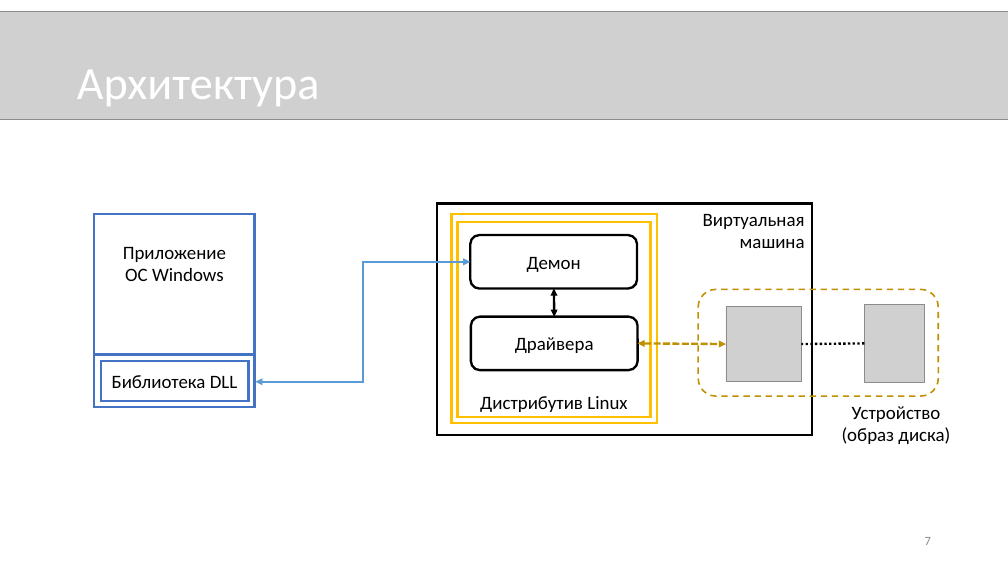
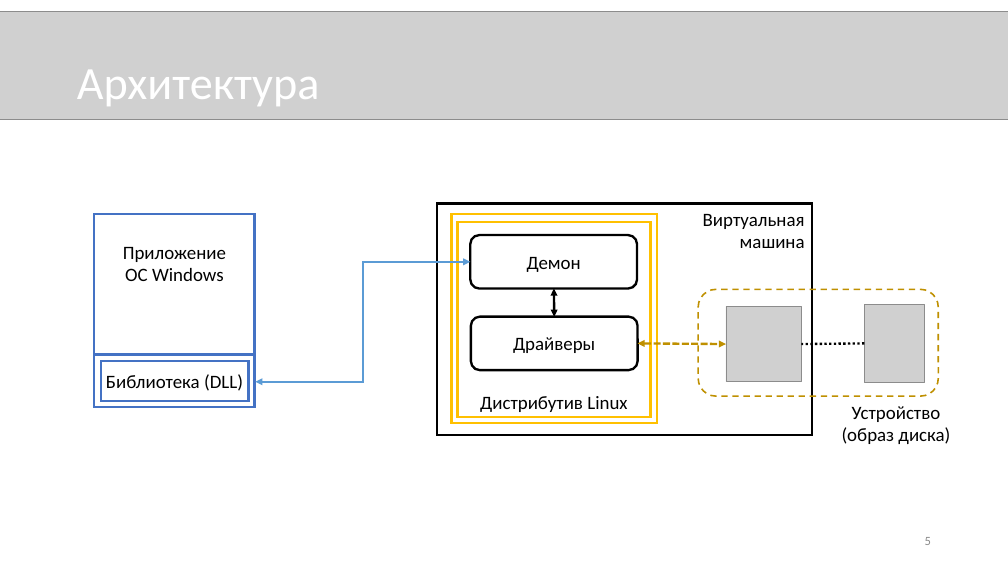
Before and after one commit to novokrest/master-thesis, a slide deck: slide 5 of presentation.pptx (slide 7 before the commit). Drawn at 1008x567 pixels with LibreOffice and Linux fonts; fonts in the diff are those of the drawing; grey boxes stand for pictures. Boxes give left, top, right and bottom in pixels: in the first picture for what was removed or moved away, otherwise in the second. Text is boxed around its words. In the diff, an @@ line names an element or a change of style, - is before the commit and + after.

```diff
--- a/presentation.pptx
+++ b/presentation.pptx
@@ text in rounded rectangle at (513, 337, 595, 353): text changed @@
-Драйвера
+Драйверы
@@ text in rectangle at (106, 374, 243, 391): text changed @@
-Библиотека DLL
+Библиотека (DLL)
@@ page number at (925, 537, 931, 545): text changed @@
-7
+5
```
Also in this commit, not shown: 6 other slides changed, 2 slides added, 3 slides removed, 1 other file.
